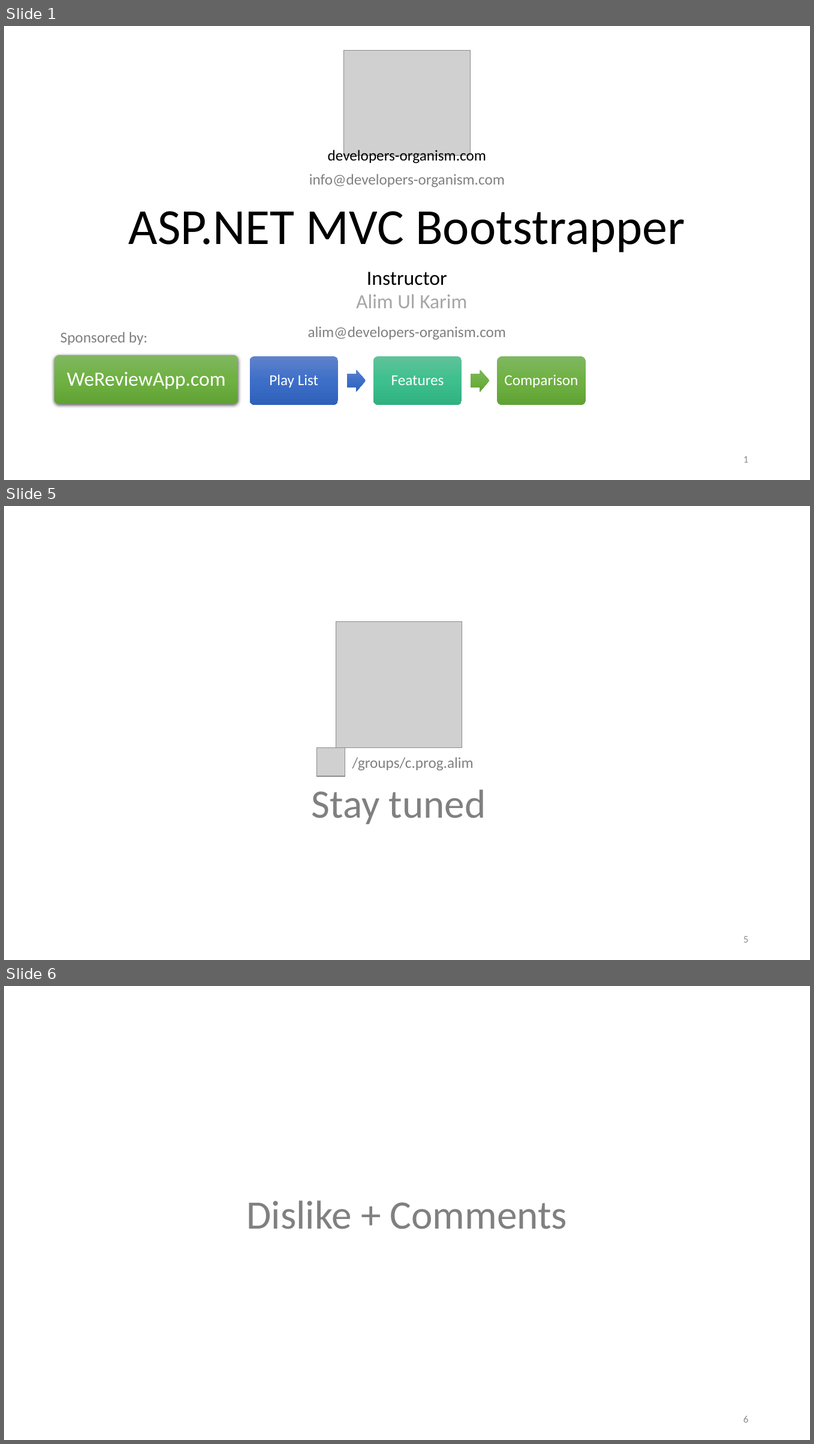
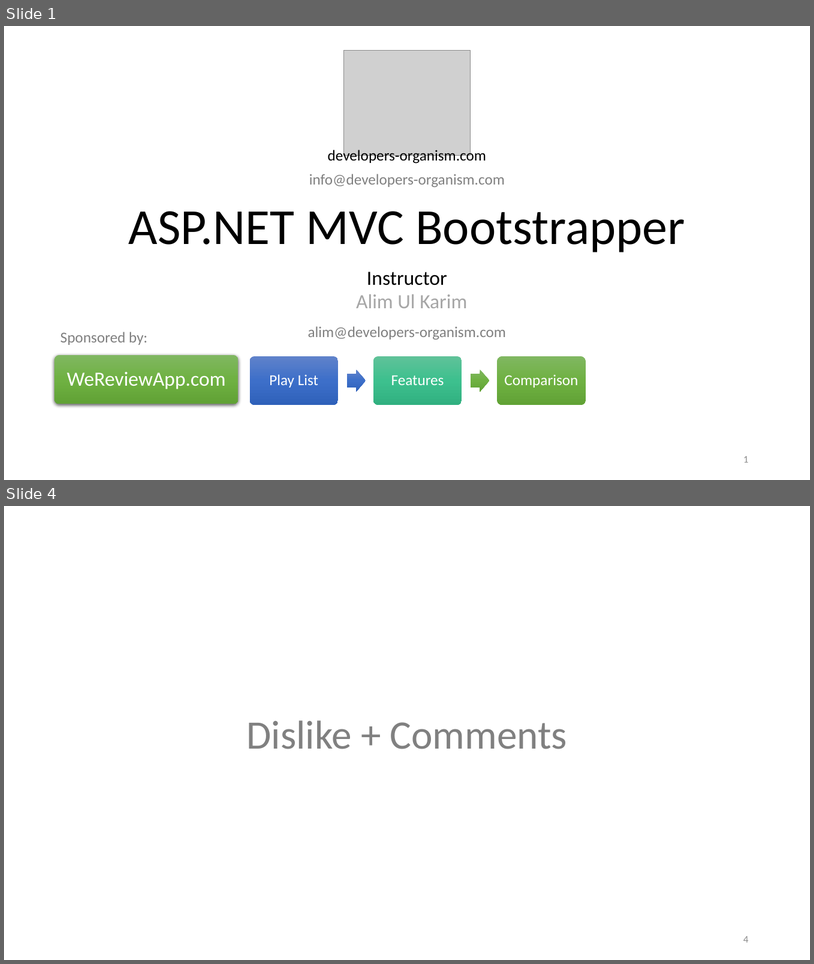
Before and after one commit to aukgit/How-to-install-Bootstrapper, a slide deck: ASP.NET Bootstraper.pptx. Shown one above the other, each under a label of ours: slides 1, 5 and 6 before the commit, slides 1 and 4 after it; the slides between them are not shown. The pictures are 814x1444 and 814x964 pixels, drawn with LibreOffice and Linux fonts; fonts in the diff are those of the drawing; grey boxes stand for pictures. Boxes give left, top, right and bottom in pixels: in the first picture for what was removed or moved away, otherwise in the second. Text is boxed around its words. In the diff, an @@ line names an element or a change of style, - is before the commit and + after.

```diff
--- a/ASP.NET Bootstraper.pptx
+++ b/ASP.NET Bootstraper.pptx
@@ slide 5 removed at [4, 506, 810, 960], background #FFFFFF @@
@@ picture removed at [336, 622, 462, 747] @@
@@ picture removed at [317, 747, 345, 776] @@
@@ text removed at [353, 757, 474, 770] @@
-/groups/c.prog.alim
@@ text removed at [312, 789, 486, 824] @@
-Stay tuned
@@ page number removed at [744, 936, 749, 942] @@
-5
@@ what was slide 6 is now slide 4 @@
@@ page number at [744, 936, 749, 942]: text changed @@
-6
+4
```
Also in this commit, not shown: 2 slides changed, 1 other slide removed, 2 other files.
